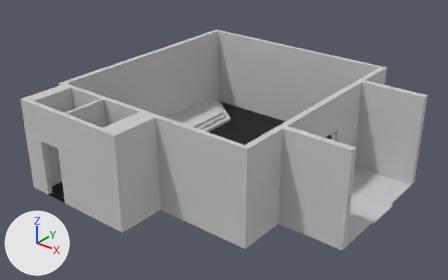
The FBX model cookies/Assets/Models/Housing/altar.FBX as it was, and as the next commit left it.
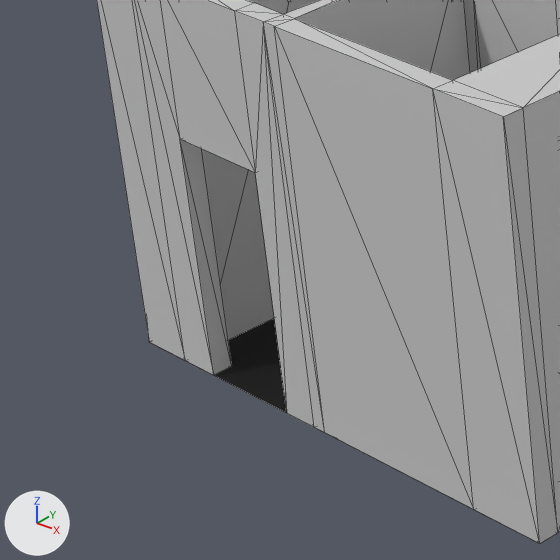
There are two pictures of each version: one whole from a 50 mm lens placed at (10.51, -13.29, 9.24), pointed at (0.16, -0.35, 1.22), one close up on the part from 0% to 28% of the width and 39% to 84% of the height. The axes (+X, +Y, +Z) are drawn at lower left. The lights are the same throughout. The close-ups show mesh edges as thin lines. Where no turn or scale is listed for an object, it has been applied to the vertices.

The first close-up shows 'altar_floor', 'altar_walls'.
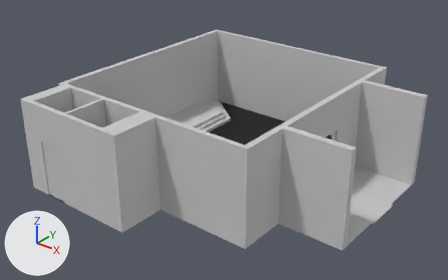
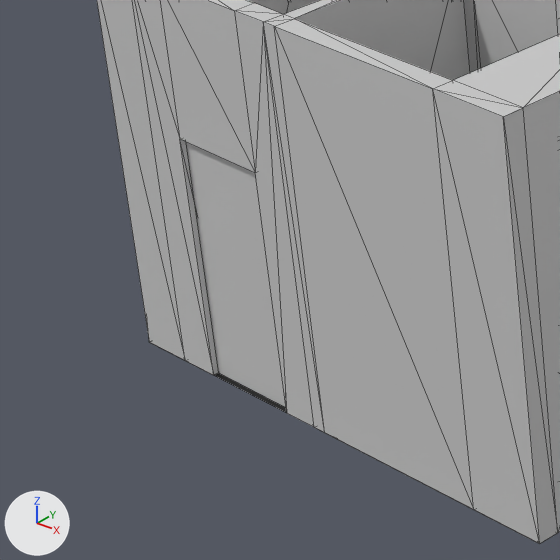
Commit message: Altar confessional

The change, as a list of edits to the scene's bpy script:
```text
Add mat_material__539:
    mat_material__539 = principled_material('Material #539')
    mat_material__539.base_color = (0.588, 0.588, 0.588)  # light grey #cacaca
    mat_material__539.roughness = 0.859
Add me_mesh_004:
    me_mesh_004.from_pydata(...)  # a box spanning x 0.0..70.0, y 0.0..151.0, z -6.0..0.0
    me_mesh_004.materials.append(mat_material__539)  # its picture is missing
Add ob_confessional_back_door:
    ob_confessional_back_door = bpy.data.objects.new('confessional_back_door', me_mesh_004)
    ob_confessional_back_door.parent = ob_altar_walls
    ob_confessional_back_door.location = (-311.4, -0.0000916, 425.8)
    ob_confessional_back_door.rotation_euler = (0.0, 0.0, 3.142)  # degrees (0, 0, 180)
    ob_confessional_back_door.scale = (-1.08, -1.14, -1.14)
```

Changed parts and their boxes (x1, y1, x2, y2) in the close-ups (560 x 560 px):
'confessional_back_door', added: after (186, 142, 286, 407)
'altar_floor', unchanged, covered by the edit: before (214, 318, 287, 413); after (214, 373, 287, 413)
